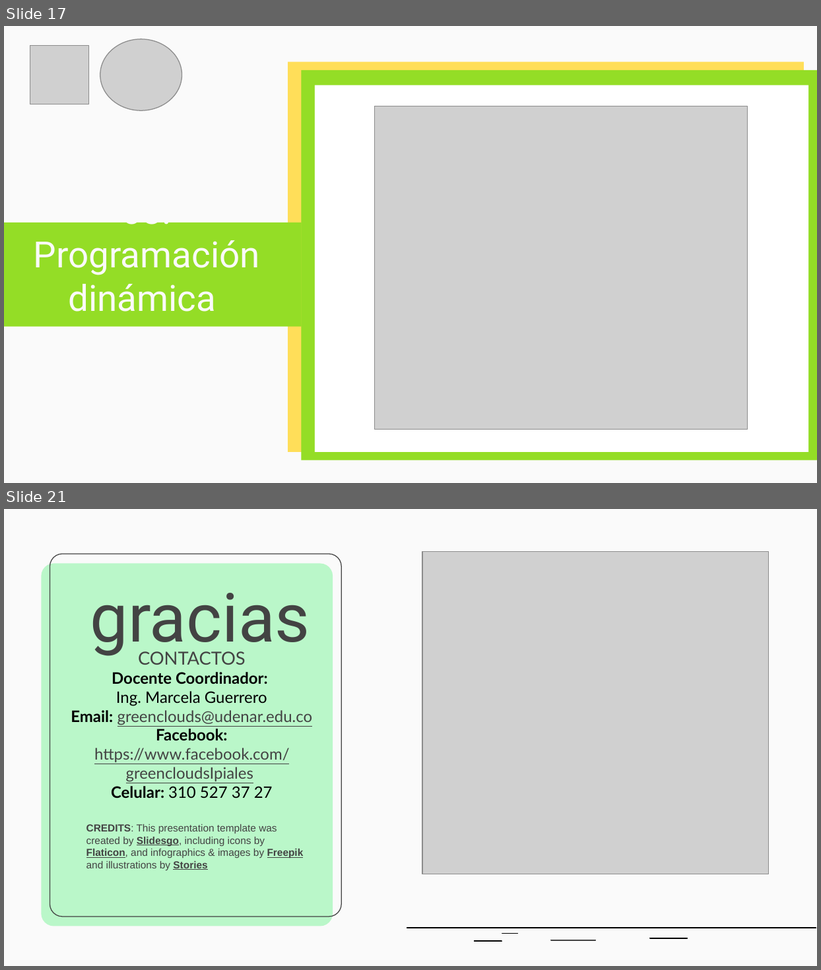
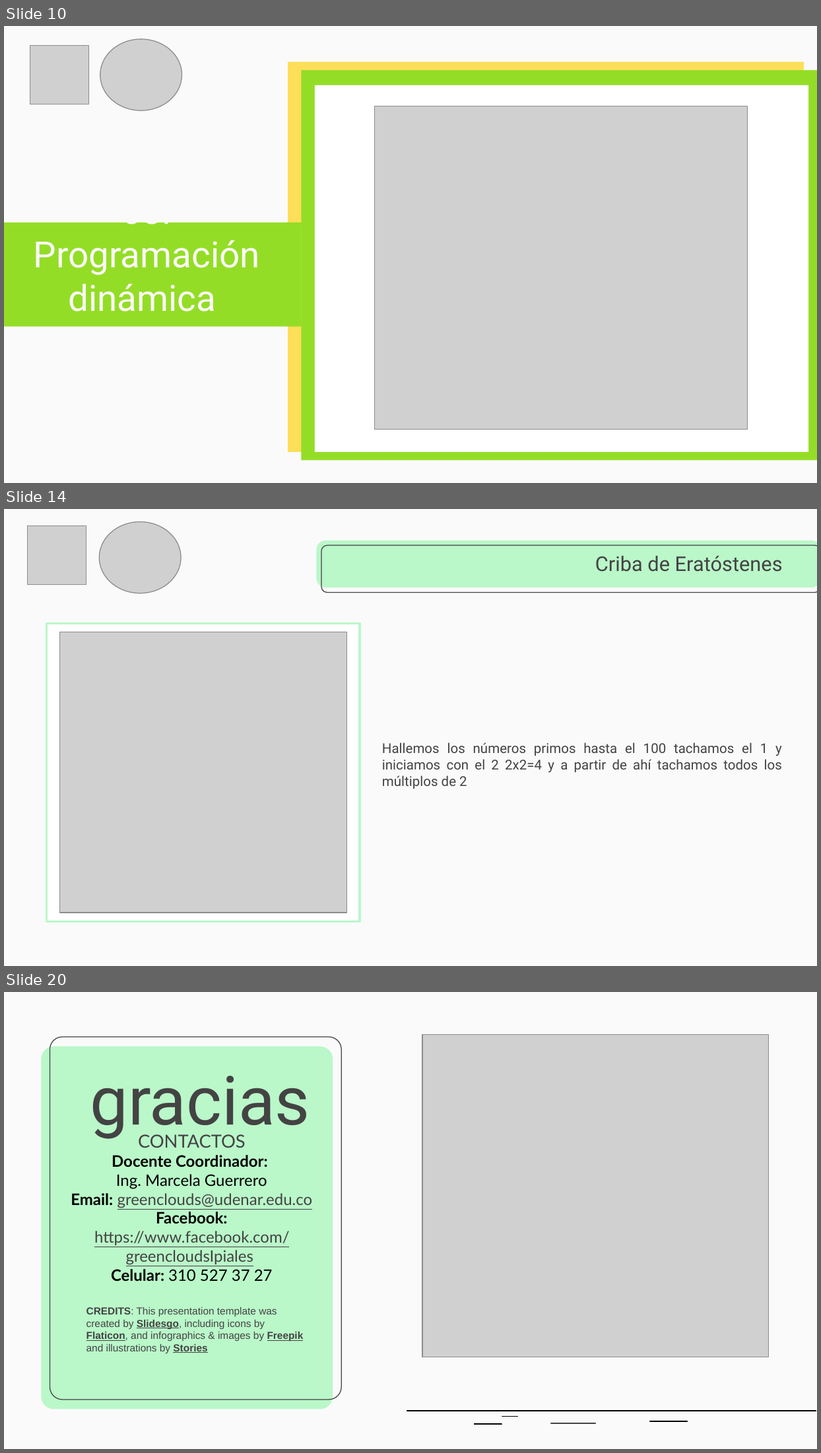
Before and after one commit to cangothic/CursoDePrgramacionCompetitiva, a slide deck: clase 4/Capacitación Maratones.pptx. Shown one above the other, each under a label of ours: slides 17 and 21 before the commit, slides 10, 14 and 20 after it; the slides between them are not shown. The pictures are 821x970 and 821x1453 pixels, drawn with LibreOffice and Linux fonts; fonts in the diff are those of the drawing; grey boxes stand for pictures. Boxes give left, top, right and bottom in pixels: in the first picture for what was removed or moved away, otherwise in the second. Text is boxed around its words. In the diff, an @@ line names an element or a change of style, - is before the commit and + after.

```diff
--- a/clase 4/Capacitación Maratones.pptx
+++ b/clase 4/Capacitación Maratones.pptx
@@ slide 14 added at (x1=4, y1=509, x2=817, y2=966), background #FAFAFA @@
@@ picture added at (x1=28, y1=526, x2=86, y2=585) @@
@@ picture added at (x1=99, y1=522, x2=180, y2=593) @@
@@ rounded rectangle added at (x1=316, y1=541, x2=817, y2=588), fill #BAF7C9 @@
@@ rounded rectangle added at (x1=321, y1=545, x2=817, y2=593), outline #434343 0.75 pt @@
@@ title added at (x1=595, y1=556, x2=783, y2=572), 18 pt, text #434343 @@
+Criba de Eratóstenes
@@ rectangle added at (x1=46, y1=624, x2=359, y2=922), fill #FFFFFF, outline #BAF7C9 2 pt @@
@@ picture added at (x1=59, y1=632, x2=347, y2=913) @@
@@ subtitle added at (x1=382, y1=743, x2=782, y2=789), 12 pt, text #434343 @@
+Hallemos los números primos hasta el 100 tachamos el 1 y iniciamos con el 2 2x2=4 y a partir de ahí tachamos todos los múltiplos de 2
@@ what was slide 17 is now slide 10 @@
@@ what was slide 21 is now slide 20 @@
```
Also in this commit, not shown: 2 slides changed, 14 other slides added, 16 slides removed.
